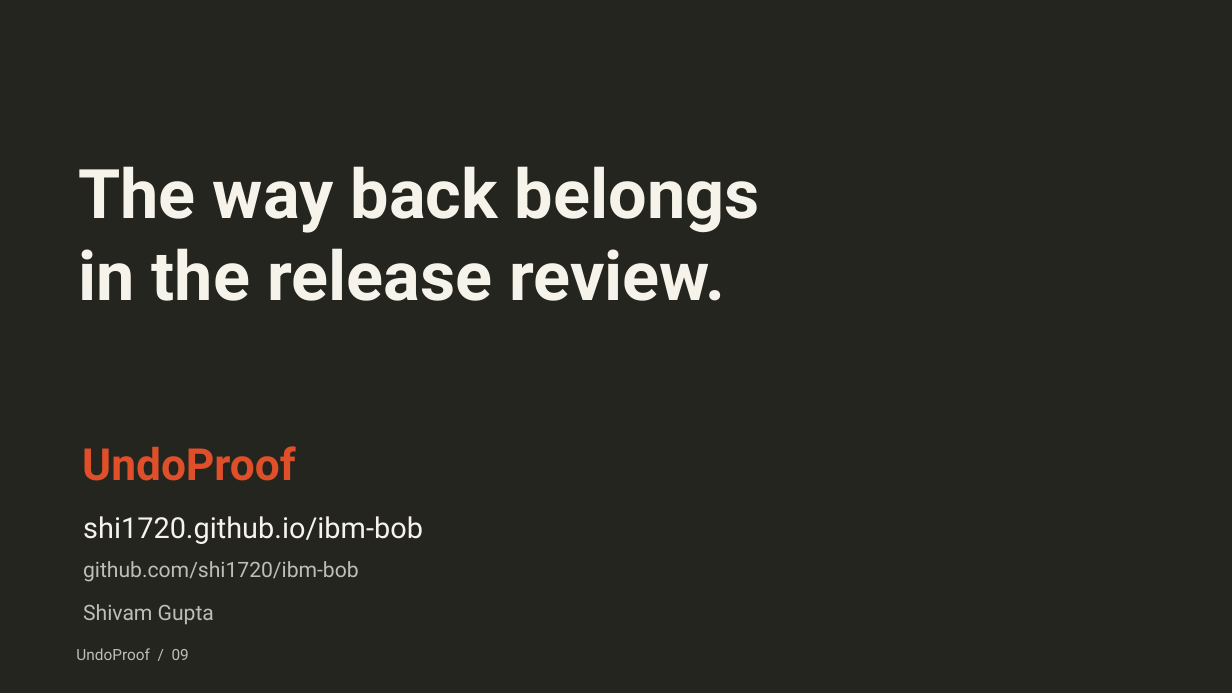
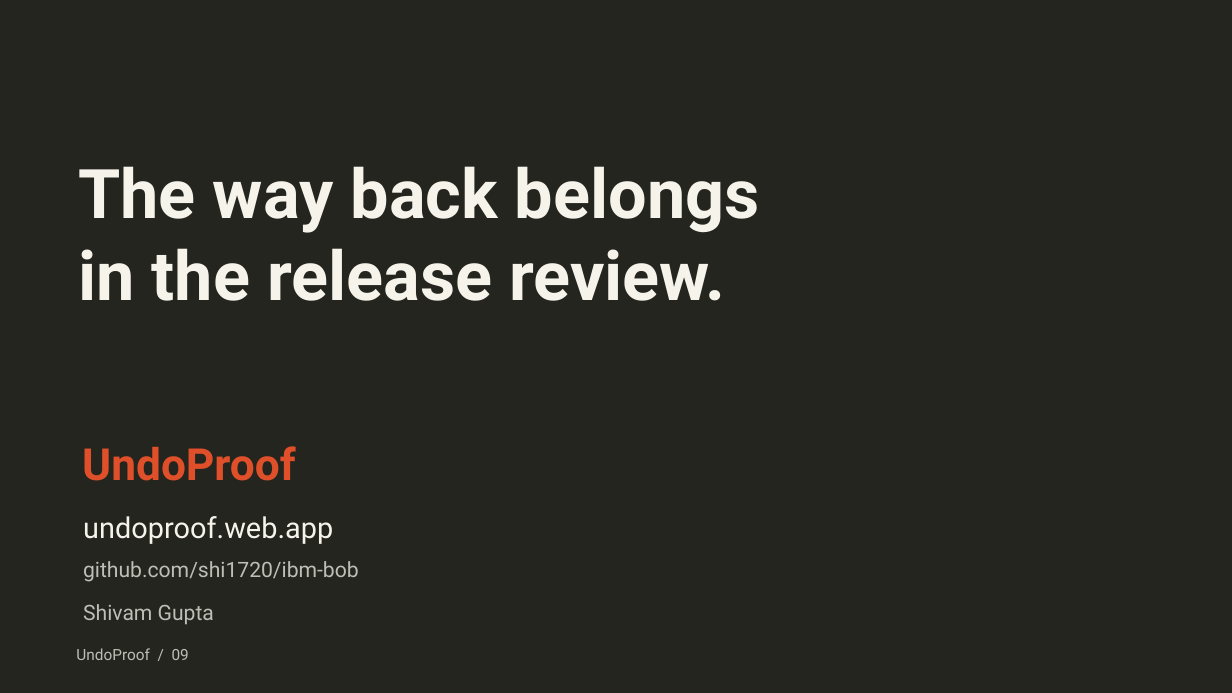
Before and after one commit to shi1720/ibm-bob, a slide deck: slide 9 of submission/pitch.pptx. Drawn at 1232x693 pixels with LibreOffice and Linux fonts; fonts in the diff are those of the drawing. Boxes give left, top, right and bottom in pixels: in the first picture for what was removed or moved away, otherwise in the second. Text is boxed around its words. In the diff, an @@ line names an element or a change of style, - is before the commit and + after.

```diff
--- a/submission/pitch.pptx
+++ b/submission/pitch.pptx
@@ text at (83, 516, 333, 544): text changed @@
-shi1720.github.io/ibm-bob
+undoproof.web.app
```
Also in this commit, not shown: 1 other slide changed, 21 other files.
